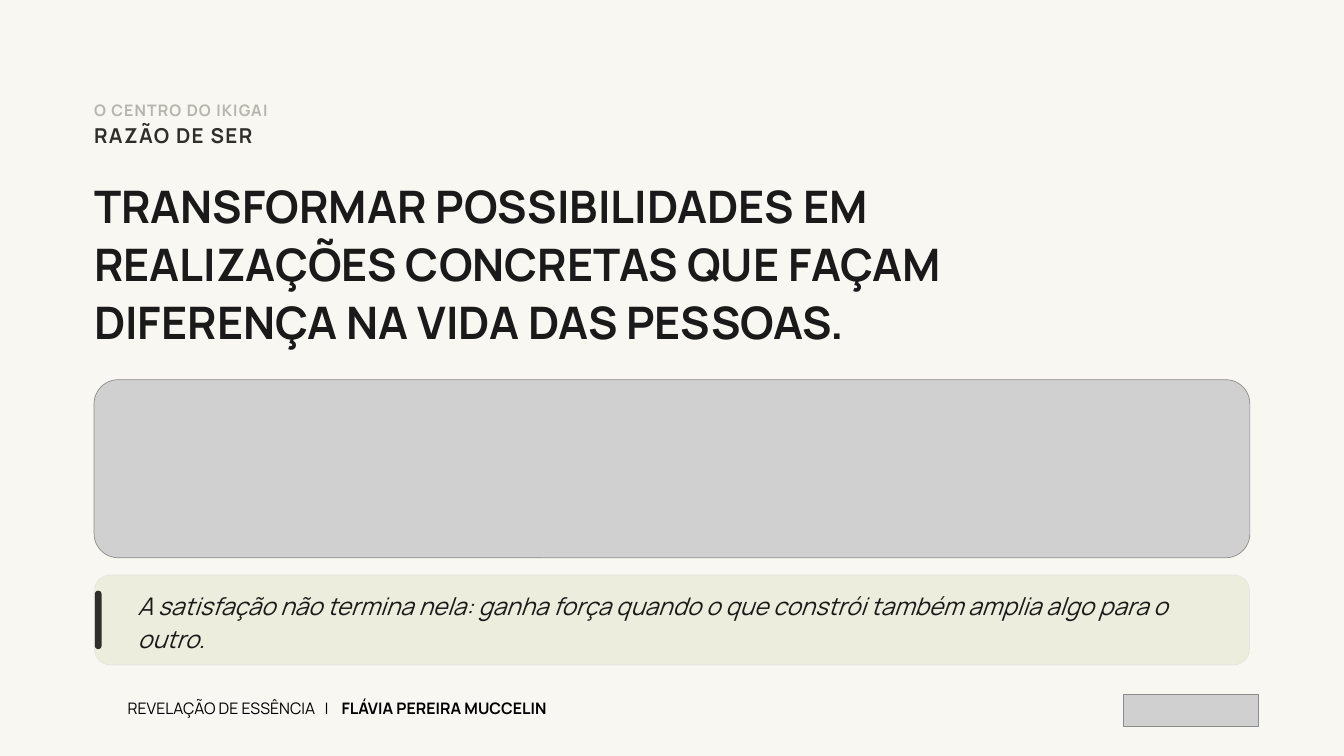
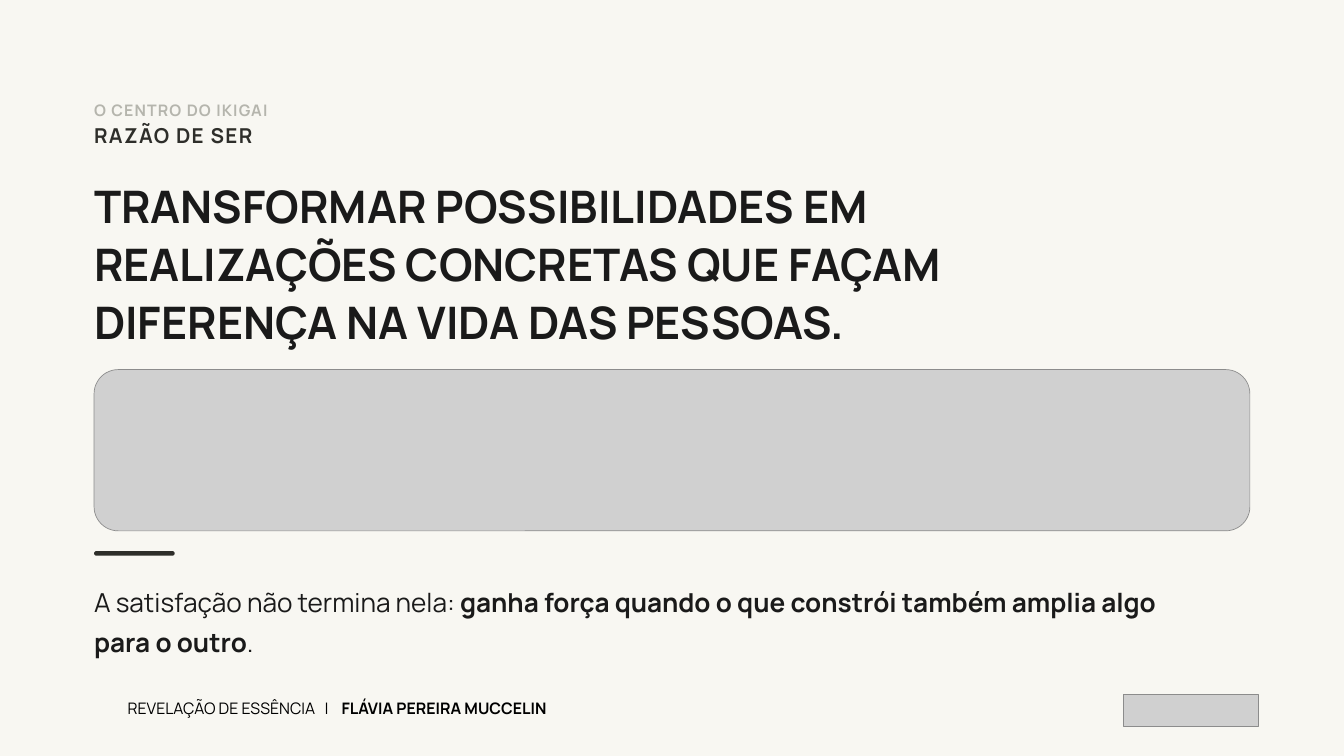
Before and after one commit to kellyalbertkabrand/Apresentacao_Revelacao_de_Essencia, a slide deck: slide 21 of Revelacao-de-Essencia-Flavia-Pereira-Muccelin.pptx (slide 15 before the commit). Drawn at 1344x756 pixels with LibreOffice and Linux fonts; fonts in the diff are those of the drawing; grey boxes stand for pictures. Boxes give left, top, right and bottom in pixels: in the first picture for what was removed or moved away, otherwise in the second. Text is boxed around its words. In the diff, an @@ line names an element or a change of style, - is before the commit and + after.

```diff
--- a/Revelacao-de-Essencia-Flavia-Pereira-Muccelin.pptx
+++ b/Revelacao-de-Essencia-Flavia-Pereira-Muccelin.pptx
@@ picture: place and size @@
-picture at [94, 380, 1250, 558]
+picture at [94, 370, 1250, 531]
@@ rounded rectangle added at [94, 551, 175, 556], fill #2E2E2A @@
@@ text "A satisfação não termina nela: ...": place and size @@
-text "A satisfação não termina nela: ..." at [138, 596, 1167, 649]
+text "A satisfação não termina nela: ..." at [94, 591, 1156, 659]
@@ text "A satisfação não termina nela: ..." at [94, 591, 1156, 659]: size 26 to 28 pt, italic off; bold on in "ganha força quando o que constrói também ..."; line spacing 1.15 to 1.28; vertical alignment middle to top @@
@@ rounded rectangle removed at [94, 575, 1250, 665] @@
@@ rounded rectangle removed at [95, 575, 1249, 665] @@
@@ rounded rectangle removed at [95, 591, 101, 649] @@
```
Also in this commit, not shown: 16 other slides changed, 7 slides added, 1 other file.
